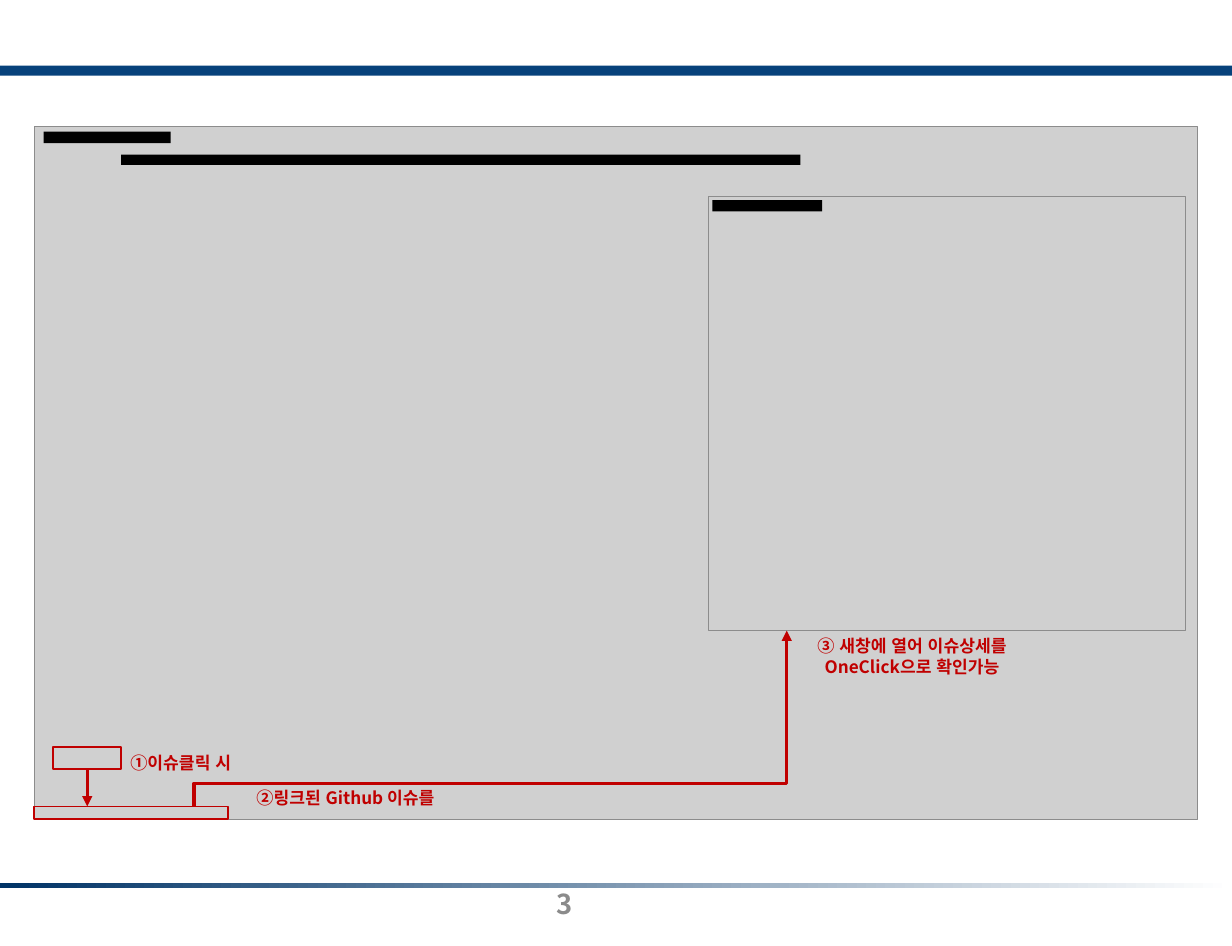
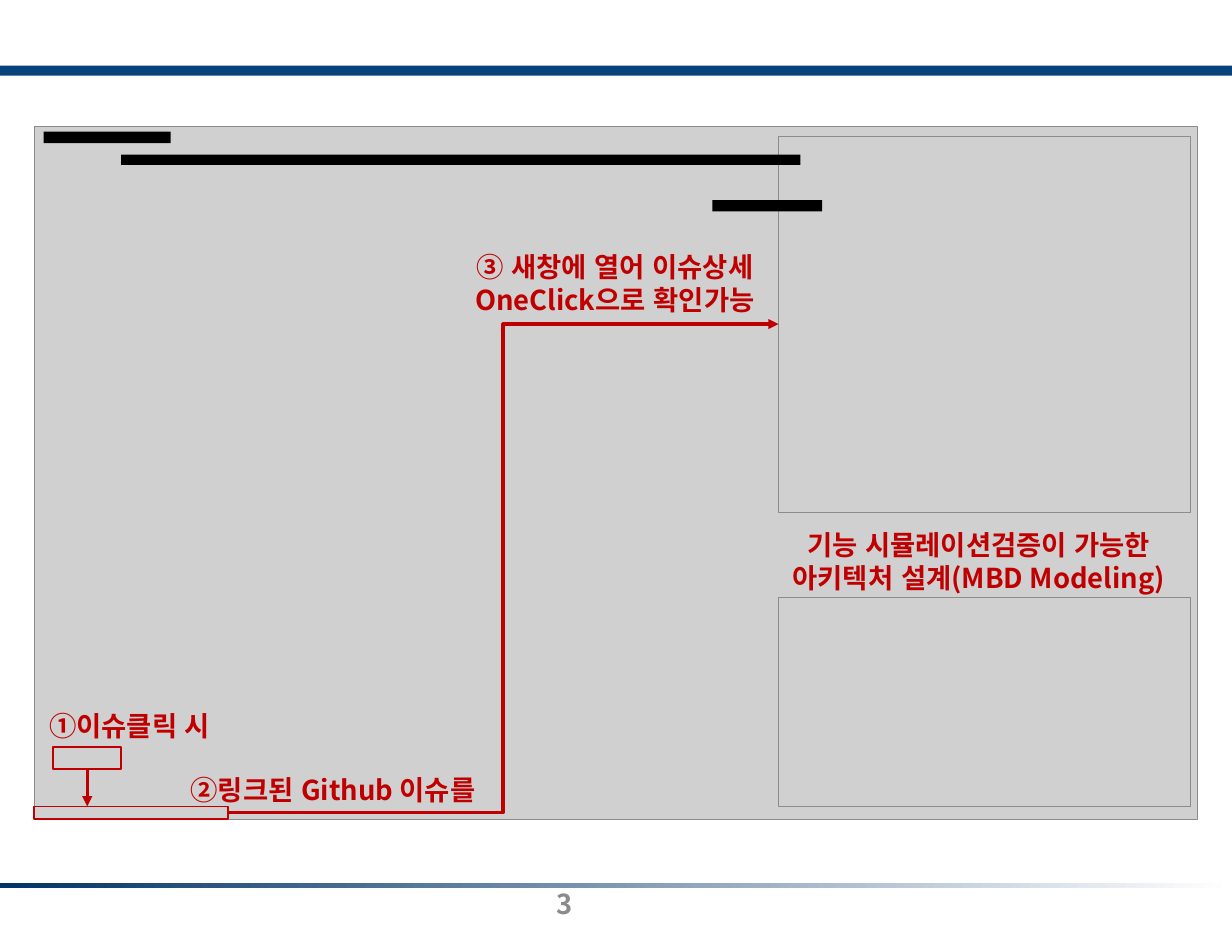
Before and after one commit to chuldongshim/webpage50815, a slide deck: slide 3 of static/assets/1_process_img.pptx. Drawn at 1232x946 pixels with LibreOffice and Linux fonts; fonts in the diff are those of the drawing; grey boxes stand for pictures. Boxes give left, top, right and bottom in pixels: in the first picture for what was removed or moved away, otherwise in the second. Text is boxed around its words. In the diff, an @@ line names an element or a change of style, - is before the commit and + after.

```diff
--- a/static/assets/1_process_img.pptx
+++ b/static/assets/1_process_img.pptx
@@ picture: place and size @@
-picture at [709,197,1185,631]
+picture at [779,136,1190,512]
@@ text at [475,253,755,313]: text changed; size 20 to 32 pt @@
-③ 새창에 열어 이슈상세를 OneClick으로 확인가능
+③ 새창에 열어 이슈상세 OneClick으로 확인가능
@@ elbow arrow moved from (194, 806) - (787, 631) to (228, 813) - (779, 324) @@
@@ text added at [793,532,1165,595], 32 pt, text #C00000, bold @@
+기능 시뮬레이션검증이 가능한
+아키텍처 설계(MBD Modeling)
@@ picture added at [779,598,1190,807] @@
@@ text "①이슈클릭 시" at [49,712,210,739]: size 20 to 32 pt @@
@@ text "①이슈클릭 시": place and size @@
-text "①이슈클릭 시" at [130,754,231,771]
+text "①이슈클릭 시" at [49,712,210,739]
@@ text "②링크된 Github 이슈를": place and size @@
-text "②링크된 Github 이슈를" at [256,789,434,806]
+text "②링크된 Github 이슈를" at [191,776,476,808]
@@ text "②링크된 Github 이슈를" at [191,776,476,808]: size 20 to 32 pt @@
```
Also in this commit, not shown: 16 other files.
